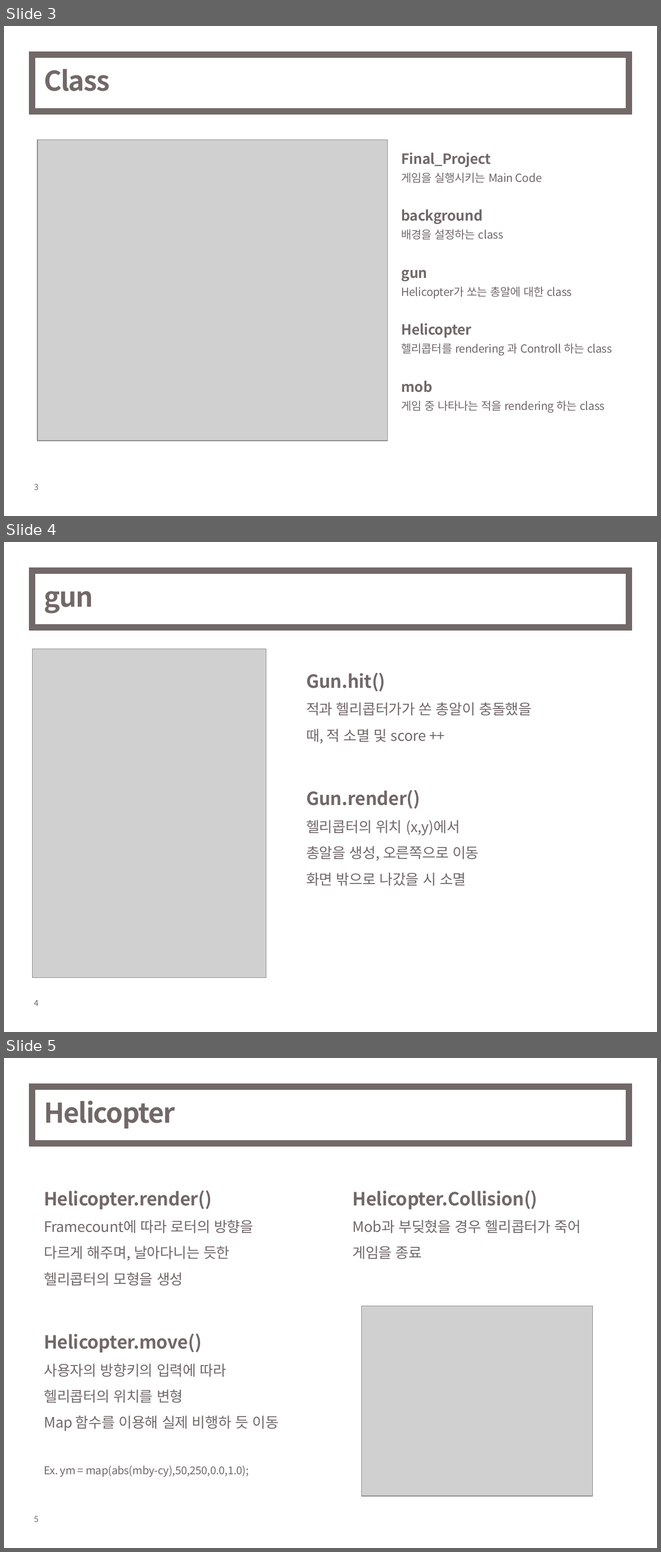
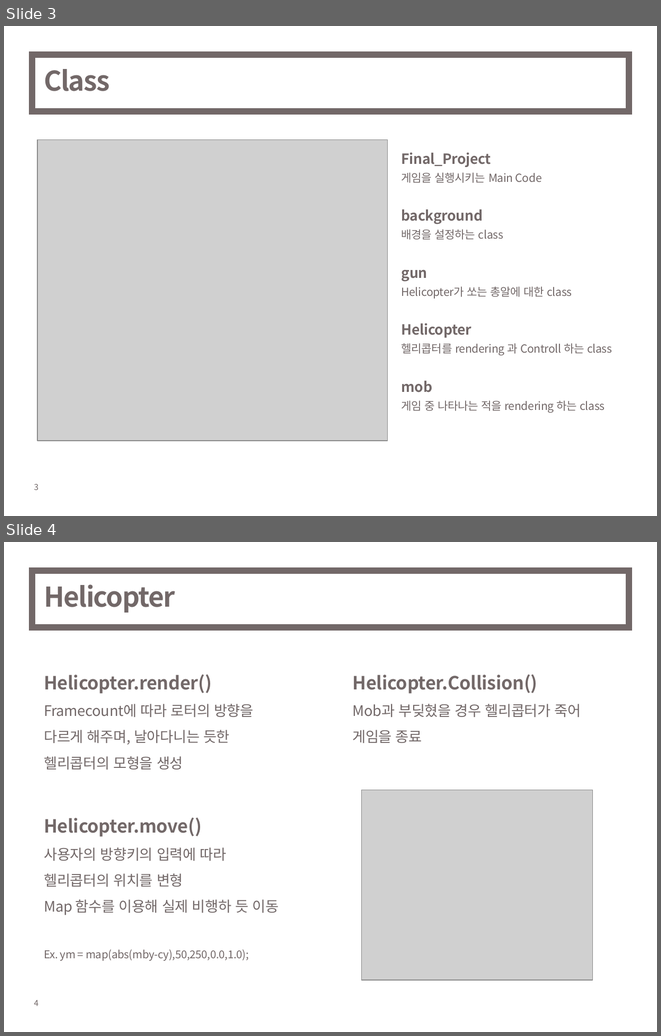
Before and after one commit to hdson07/Processing, a slide deck: Final_Project/Final_Project/FinalProject_20155857_손희덕.pptx. Shown one above the other, each under a label of ours: slides 3, 4 and 5 before the commit, slides 3 and 4 after it. The pictures are 661x1552 and 661x1036 pixels, drawn with LibreOffice and Linux fonts; fonts in the diff are those of the drawing; grey boxes stand for pictures. Boxes give left, top, right and bottom in pixels: in the first picture for what was removed or moved away, otherwise in the second. Text is boxed around its words. In the diff, an @@ line names an element or a change of style, - is before the commit and + after.

```diff
--- a/Final_Project/Final_Project/FinalProject_20155857_손희덕.pptx
+++ b/Final_Project/Final_Project/FinalProject_20155857_손희덕.pptx
@@ slide 4 removed at bbox=[4, 542, 657, 1032], background #FFFFFF; not listed: 1 template element that a slide beside it also shows @@
@@ rectangle removed at bbox=[32, 571, 628, 627] @@
@@ title removed at bbox=[44, 591, 93, 614] @@
-gun
@@ picture removed at bbox=[32, 649, 266, 978] @@
@@ text removed at bbox=[306, 672, 531, 885] @@
-Gun.hit()
-적과 헬리콥터가가 쏜 총알이 충돌했을 때, 적 소멸 및 score ++
-Gun.render()
-헬리콥터의 위치 (x,y)에서
-총알을 생성, 오른쪽으로 이동
-화면 밖으로 나갔을 시 소멸
@@ what was slide 5 is now slide 4 @@
@@ page number at bbox=[34, 999, 39, 1006]: text changed @@
-5
+4
```
Also in this commit, not shown: 1 other slide removed, 4 other files.
